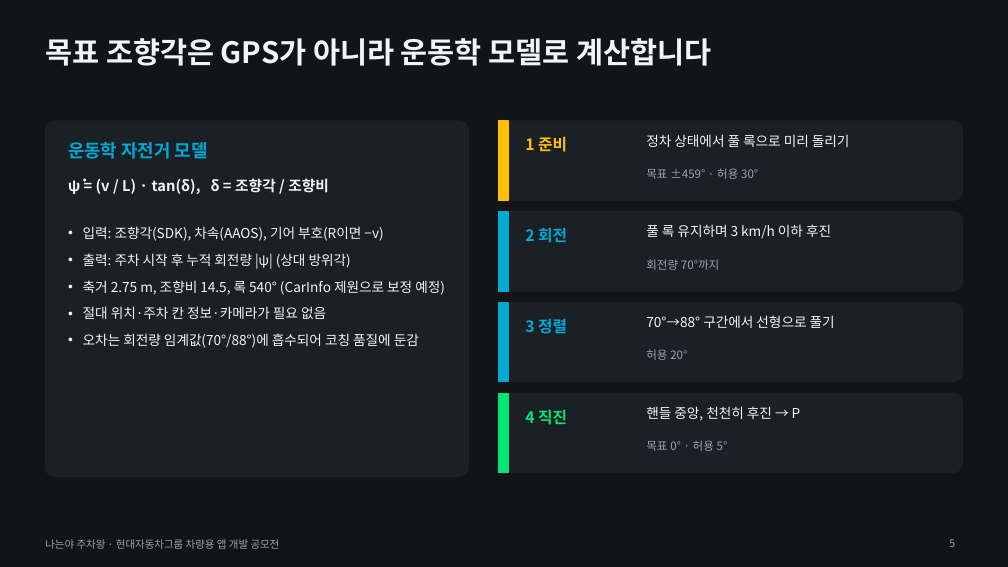
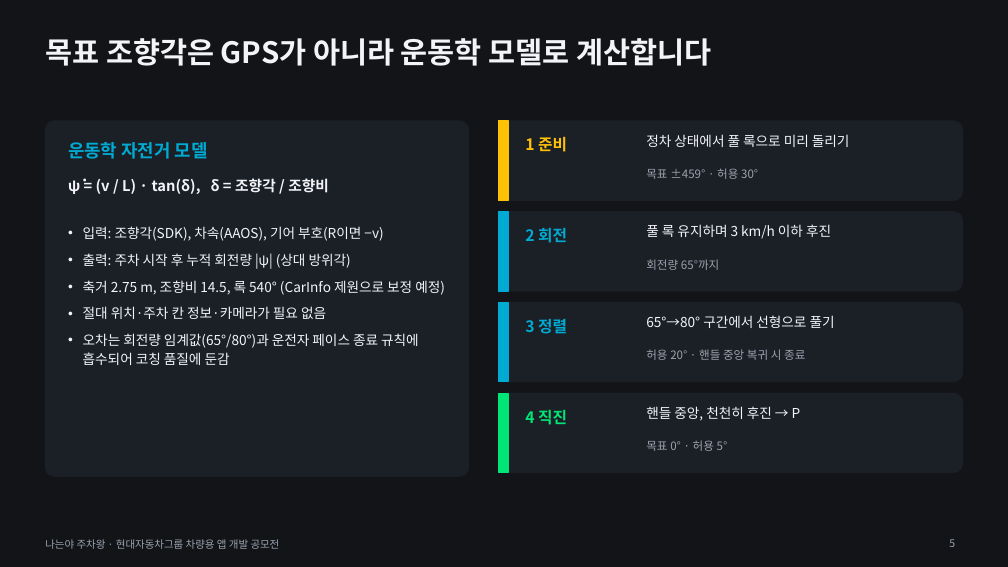
Before and after one commit to skyworker104/pleos-steerin, a slide deck: slide 5 of 나는야_주차왕_발표자료_v2.pptx. Drawn at 1008x567 pixels with LibreOffice and Linux fonts; fonts in the diff are those of the drawing. Boxes give left, top, right and bottom in pixels: in the first picture for what was removed or moved away, otherwise in the second. Text is boxed around its words. In the diff, an @@ line names an element or a change of style, - is before the commit and + after.

```diff
--- a/나는야_주차왕_발표자료_v2.pptx
+++ b/나는야_주차왕_발표자료_v2.pptx
@@ text at bbox=[646, 259, 719, 270]: text changed @@
-회전량 70°까지
+회전량 65°까지
@@ text at bbox=[646, 315, 835, 328]: text changed @@
-70°→88° 구간에서 선형으로 풀기
+65°→80° 구간에서 선형으로 풀기
@@ text at bbox=[83, 333, 419, 365]: text changed @@
-• 오차는 회전량 임계값(70°/88°)에 흡수되어 코칭 품질에 둔감
+• 오차는 회전량 임계값(65°/80°)과 운전자 페이스 종료 규칙에 흡수되어 코칭 품질에 둔감
@@ text at bbox=[646, 349, 805, 360]: text changed @@
-허용 20°
+허용 20° · 핸들 중앙 복귀 시 종료
```
Also in this commit, not shown: 2 other slides changed, 22 other files.
